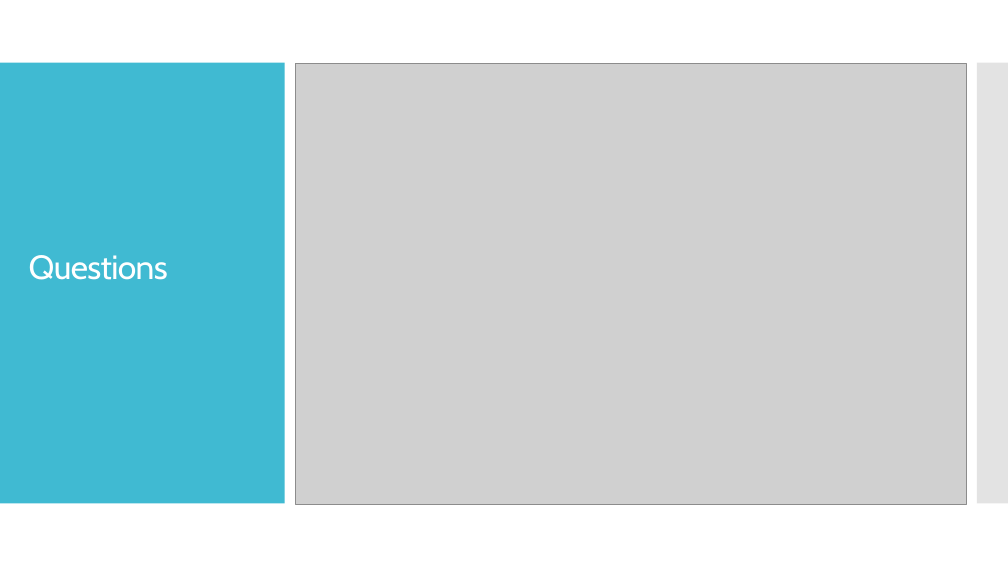
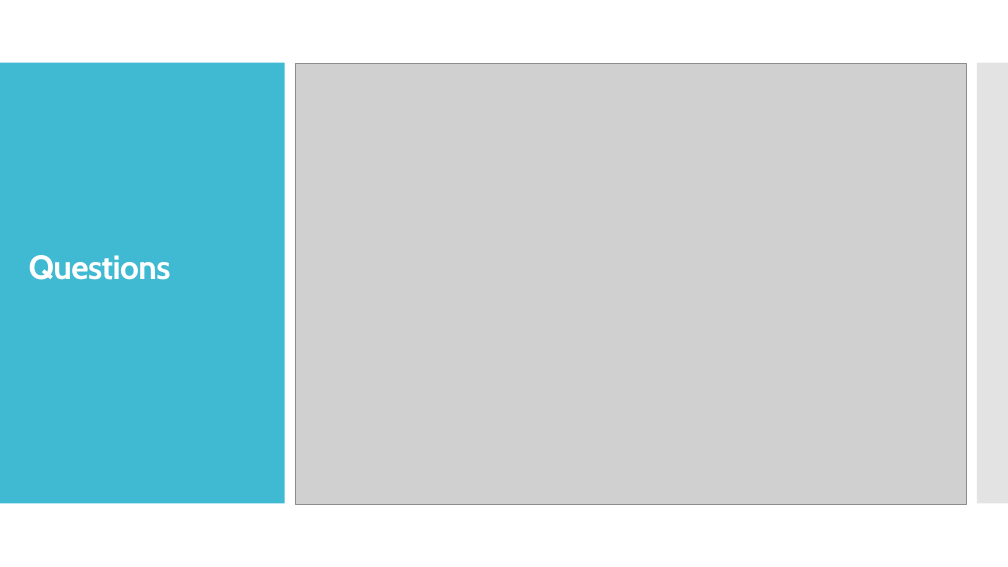
Before and after one commit to jwattier/nycdsa_shiny_proj, a slide deck: slide 15 of presentation/Little Rascals PK Schools in NYC.pptx. Drawn at 1008x567 pixels with LibreOffice and Linux fonts; fonts in the diff are those of the drawing; grey boxes stand for pictures. Boxes give left, top, right and bottom in pixels: in the first picture for what was removed or moved away, otherwise in the second. Text is boxed around its words. In the diff, an @@ line names an element or a change of style, - is before the commit and + after.

```diff
--- a/presentation/Little Rascals PK Schools in NYC.pptx
+++ b/presentation/Little Rascals PK Schools in NYC.pptx
@@ title "Questions" at [29, 255, 171, 280]: bold on @@
```
Also in this commit, not shown: 6 other slides changed.
